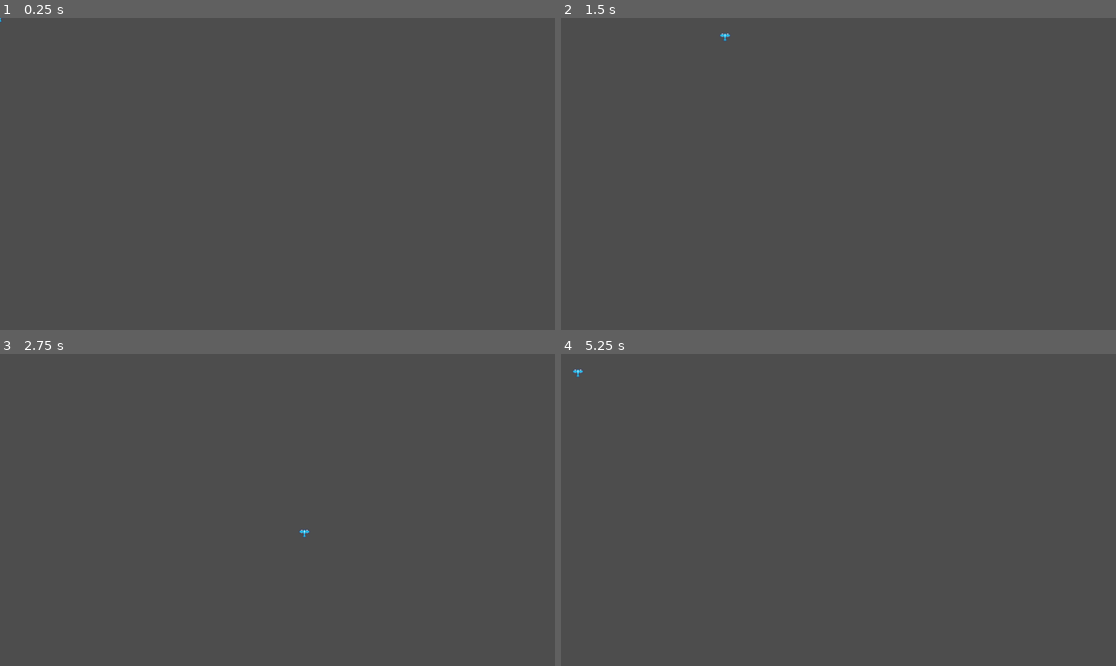
Above: before the commit, frames 1-4 (two rows, left to right).
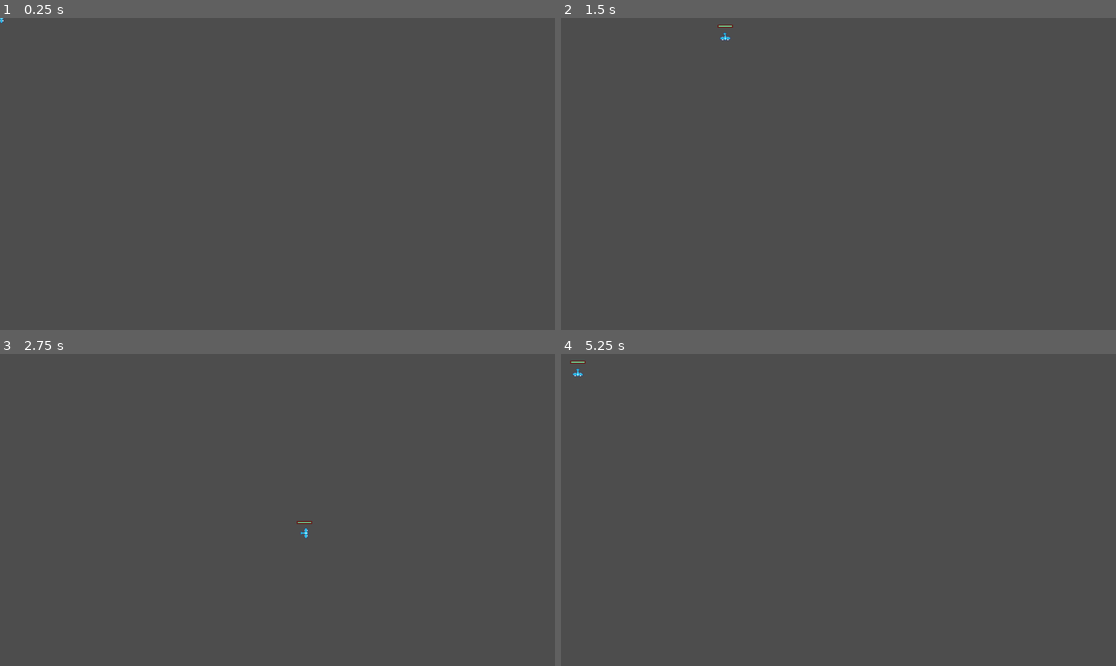
Above: after the commit, the same moments.

Repository: cgorto/astrium
Game: Godot game, scene res://scenes/game_object/player/player.tscn
Two runs of this game, one before a commit and one after it. Both use one fixed random seed, a clock stepped at 60 frames per second and the inputs below. Before the commit the project has no main scene; this scene is started directly in both runs.
Inputs:
- Up to frame 1 (0.25 s): no input
- Up to frame 2 (1.5 s): tap Enter at 0.5 s; hold D (move_right) 0.53-1.28 s; tap Space at 1.25 s; hold S (move_down) from 1.28 s (still down)
- Up to frame 3 (2.75 s): release S (move_down) at 2.03 s; hold D (move_right) from 2.03 s (still down)
- Up to frame 4 (5.25 s): release D (move_right) at 2.78 s; hold W (move_up) 2.78-3.53 s; tap Enter at 3.5 s; hold A (move_left) 3.53-5.03 s; tap Space at 5 s; hold S (move_down) from 5.03 s (still down)

The runs differ from the first frame. In frame 1, less than 0.1% of the frame differs, in the area x 0-1%, y 0-2%; in frame 2, less than 0.1%, in the area x 28-32%, y 2-8%; in frame 3, less than 0.1%; in frame 4, less than 0.1%.

Commit message:
added some weapon stuff

Diff:
--- a/project.godot
+++ b/project.godot
@@ -11,6 +11,7 @@
 [application]
 
 config/name="FleetSurvivors"
+run/main_scene="res://scenes/game_object/player/player.tscn"
 config/features=PackedStringArray("4.4", "Forward Plus")
 config/icon="res://icon.svg"
 
@@ -50,3 +51,7 @@
 2d_physics/layer_2="Player"
 2d_physics/layer_3="Enemy"
 2d_physics/layer_4="Pickup"
+
+[rendering]
+
+textures/canvas_textures/default_texture_filter=0
--- /dev/null
+++ b/scenes/component/basic_targeting_component.gd
@@ -0,0 +1,3 @@
+extends Node
+
+@export var range_component: RangeComponent
--- /dev/null
+++ b/scenes/component/basic_targeting_component.tscn
@@ -0,0 +1,6 @@
+[gd_scene load_steps=2 format=3 uid="uid://cbuvjywj3yrf3"]
+
+[ext_resource type="Script" path="res://scenes/component/basic_targeting_component.gd" id="1_me4uc"]
+
+[node name="BasicTargetingComponent" type="Node"]
+script = ExtResource("1_me4uc")
--- a/scenes/component/health_component.gd
+++ b/scenes/component/health_component.gd
@@ -26,3 +26,8 @@
 		died.emit()
 		owner.queue_free()
 		#maybe just queuefree here, maybe do other stuff
+
+func get_health_percent() -> int:
+	if max_health <= 0:
+		return 0
+	return min(current_health / max_health, 1)
--- a/scenes/component/hurtbox_component.gd
+++ b/scenes/component/hurtbox_component.gd
@@ -2,7 +2,7 @@
 
 signal hit
 
-@export var health_component: Node
+@export var health_component: HealthComponent
 
 func on_area_entered(other_area:Area2D) -> void:
 	if not other_area is HitboxComponent:
--- a/scenes/component/projectile_spawner_component.gd
+++ b/scenes/component/projectile_spawner_component.gd
@@ -1,14 +1,26 @@
 extends Node
 
-signal projectile_spawned(projectile)
+signal projectile_spawned(projectile: Node2D)
 
 @export var projectile_scene: PackedScene
 @export var spawn_offset: Marker2D
+@export var rotation_component: RotationComponent
 @export var spread_angle: float = 0.0
 @export var proj_per_shot: int = 1
+@export var proj_speed: int = 500
+@export var proj_damage: int = 10
 
 func spawn_projectile() -> void:
 	var spawn_position: Vector2 = (owner as Node2D).global_position
-	var rotation: float = (owner as Node2D).global_rotation
-	var projectile_instance: Node2D = projectile_scene.instantiate() as Node2D
+	var rotation: float = 0
+	if rotation_component != null:
+		rotation = rotation_component.pivot_node.global_rotation
+	else:
+		rotation = (owner as Node2D).global_rotation
 	var entities_layer: Node2D = get_tree().get_first_node_in_group("entities_layer")
+
+	for i in range(proj_per_shot):
+		var projectile_instance: Node2D = projectile_scene.instantiate() as Node2D
+		projectile_instance.global_position = spawn_position + spawn_position
+		projectile_instance.rotation = rotation
+		projectile_instance.velocity = Vector2.UP.rotated(rotation) * proj_speed
--- a/scenes/component/projectile_spawner_component.tscn
+++ b/scenes/component/projectile_spawner_component.tscn
@@ -4,5 +4,3 @@
 
 [node name="ProjectileSpawnerComponent" type="Node"]
 script = ExtResource("1_6rduw")
-spread_angle = null
-proj_per_shot = null
--- /dev/null
+++ b/scenes/component/range_component.gd
@@ -0,0 +1,31 @@
+class_name RangeComponent extends Area2D
+
+@export var range_size: int = 500
+
+var in_range: Array[Node2D]
+
+@onready var collision_shape: CollisionShape2D = $CollisionShape2D
+
+func _ready() -> void:
+	if collision_shape != null:
+		if collision_shape.shape is CircleShape2D:
+			collision_shape.shape.radius = range_size
+
+func _on_area_entered(area: Area2D) -> void:
+	if not area is HurtboxComponent:
+		return
+	var hurtbox: HurtboxComponent = area as HurtboxComponent
+	in_range.append(hurtbox.owner)
+	if hurtbox.health_component != null:
+		hurtbox.health_component.died.connect(died_in_range)
+
+func _on_area_exited(area: Area2D) -> void:
+	if not area is HurtboxComponent:
+		return
+	var hurtbox: HurtboxComponent = area as HurtboxComponent
+	if hurtbox.owner in in_range:
+		in_range.erase(hurtbox.owner)
+
+func died_in_range(died: Node2D) -> void:
+	if died in in_range:
+		in_range.erase(died)
--- /dev/null
+++ b/scenes/component/range_component.tscn
@@ -0,0 +1,11 @@
+[gd_scene load_steps=2 format=3 uid="uid://been2q7k2hj3i"]
+
+[ext_resource type="Script" path="res://scenes/component/range_component.gd" id="1_bpwio"]
+
+[node name="RangeComponent" type="Area2D"]
+collision_layer = 0
+collision_mask = 0
+script = ExtResource("1_bpwio")
+
+[connection signal="area_entered" from="." to="." method="_on_area_entered"]
+[connection signal="area_exited" from="." to="." method="_on_area_exited"]
--- /dev/null
+++ b/scenes/component/rotation_component.gd
@@ -0,0 +1,9 @@
+class_name RotationComponent extends Node
+
+@export var pivot_node: Node2D
+@export var rotation_speed: float = 10
+
+
+func rotate_towards(dir: Vector2) -> void:
+	var dir_angle: float = dir.angle()
+	pivot_node.rotation = lerp_angle(pivot_node.rotation,dir_angle,rotation_speed * get_process_delta_time())
--- /dev/null
+++ b/scenes/component/rotation_component.tscn
@@ -0,0 +1,6 @@
+[gd_scene load_steps=2 format=3 uid="uid://dy1ukbli5hfms"]
+
+[ext_resource type="Script" path="res://scenes/component/rotation_component.gd" id="1_374df"]
+
+[node name="RotationComponent" type="Node"]
+script = ExtResource("1_374df")
--- a/scenes/game_object/gold/gold.gd
+++ b/scenes/game_object/gold/gold.gd
@@ -1,3 +1,14 @@
-extends Area2D
+class_name Gold extends Area2D
 
 @export var value: int = 1
+var attracted_by: Node2D
+var current_speed: int = 400
+
+func _physics_process(delta: float) -> void:
+	if attracted_by != null:
+		#don't think we need vel comp
+		global_position = global_position.move_toward(attracted_by.global_position, delta * current_speed)
+		current_speed += 20
+
+func pickup() -> void:
+	pass
--- a/scenes/game_object/gold/gold.tscn
+++ b/scenes/game_object/gold/gold.tscn
@@ -1,6 +1,8 @@
-[gd_scene load_steps=3 format=3 uid="uid://wxellcjqsidr"]
+[gd_scene load_steps=5 format=3 uid="uid://wxellcjqsidr"]
 
 [ext_resource type="Script" path="res://scenes/game_object/gold/gold.gd" id="1_fkleu"]
+[ext_resource type="Texture2D" uid="uid://kmdyoni6cqu2" path="res://icon.svg" id="2_7cmgr"]
+[ext_resource type="PackedScene" uid="uid://bg3se6ow6a6si" path="res://scenes/component/velocity_component.tscn" id="2_rukk2"]
 
 [sub_resource type="CircleShape2D" id="CircleShape2D_cb71g"]
 
@@ -11,3 +13,9 @@
 shape = SubResource("CircleShape2D_cb71g")
 
 [node name="Sprite2D" type="Sprite2D" parent="."]
+scale = Vector2(0.135, 0.135)
+texture = ExtResource("2_7cmgr")
+
+[node name="VelocityComponent" parent="." instance=ExtResource("2_rukk2")]
+max_speed = 1000
+acceleration = 20.0
--- a/scenes/game_object/player/player.gd
+++ b/scenes/game_object/player/player.gd
@@ -4,8 +4,35 @@
 @onready var velocity_component: VelocityComponent = $VelocityComponent
 @onready var movement_component: MovementComponent = $MovementComponent
 @onready var hurtbox_component: HurtboxComponent = $HurtboxComponent
+@onready var rotation_component: RotationComponent = $RotationComponent
+@onready var health_bar: ProgressBar = $ProgressBar
 
 func _physics_process(delta: float) -> void:
 	var mvmt_dir: Vector2 = movement_component.get_movement()
 	velocity_component.accelerate_in_direction(mvmt_dir)
+	if mvmt_dir != Vector2.ZERO:
+		rotation_component.rotate_towards(mvmt_dir)
 	velocity_component.move(self)
+
+
+
+
+func _on_attraction_area_area_entered(area: Area2D) -> void:
+	var pickup := area as Gold
+	if not pickup:
+		return
+	pickup.attracted_by = self
+
+
+func _on_pickup_area_area_entered(area: Area2D) -> void:
+	var pickup := area as Gold
+	if not pickup:
+		return
+	pickup.pickup()
+
+func update_health_display() -> void:
+	health_bar.value = health_component.get_health_percent()
+
+
+func _on_health_component_health_changed() -> void:
+	update_health_display()
--- a/scenes/game_object/player/player.tscn
+++ b/scenes/game_object/player/player.tscn
@@ -7,10 +7,26 @@
 [ext_resource type="PackedScene" uid="uid://c7rtcedycu7kt" path="res://scenes/component/hurtbox_component.tscn" id="3_wegcm"]
 [ext_resource type="Texture2D" uid="uid://cyommen8wp42c" path="res://scenes/game_object/player/ship_0004.png" id="4_ik7p1"]
 [ext_resource type="Script" path="res://scenes/component/movement_component/player_movement_component.gd" id="4_u57ri"]
+[ext_resource type="PackedScene" uid="uid://dy1ukbli5hfms" path="res://scenes/component/rotation_component.tscn" id="6_22yo7"]
 
 [sub_resource type="CircleShape2D" id="CircleShape2D_75bju"]
 
 [sub_resource type="CircleShape2D" id="CircleShape2D_iarlc"]
+
+[sub_resource type="CircleShape2D" id="CircleShape2D_uojid"]
+
+[sub_resource type="CircleShape2D" id="CircleShape2D_2vbv2"]
+
+[sub_resource type="StyleBoxFlat" id="StyleBoxFlat_5jpmb"]
+bg_color = Color(0.407843, 0.0980392, 0.0862745, 1)
+
+[sub_resource type="StyleBoxFlat" id="StyleBoxFlat_mfv3k"]
+bg_color = Color(0.419608, 1, 0.701961, 1)
+border_width_left = 2
+border_width_top = 2
+border_width_right = 2
+border_width_bottom = 2
+border_color = Color(0.407843, 0.0980392, 0.0862745, 1)
 
 [node name="Player" type="CharacterBody2D" groups=["player"]]
 motion_mode = 1
@@ -25,7 +41,13 @@
 script = ExtResource("4_u57ri")
 velocity_component = NodePath("../VelocityComponent")
 
+[node name="RotationComponent" parent="." node_paths=PackedStringArray("pivot_node") instance=ExtResource("6_22yo7")]
+pivot_node = NodePath("../Visuals")
+rotation_speed = 20.0
+
 [node name="HurtboxComponent" parent="." node_paths=PackedStringArray("health_component") instance=ExtResource("3_wegcm")]
+collision_layer = 0
+collision_mask = 2
 health_component = NodePath("../HealthComponent")
 
 [node name="CollisionShape2D" type="CollisionShape2D" parent="HurtboxComponent"]
@@ -34,8 +56,40 @@
 [node name="Visuals" type="Node2D" parent="."]
 
 [node name="Sprite2D" type="Sprite2D" parent="Visuals"]
+rotation = 1.5708
 texture = ExtResource("4_ik7p1")
 
 [node name="CollisionShape2D" type="CollisionShape2D" parent="."]
 visible = false
 shape = SubResource("CircleShape2D_iarlc")
+
+[node name="PickupArea" type="Area2D" parent="."]
+collision_layer = 0
+collision_mask = 8
+
+[node name="CollisionShape2D" type="CollisionShape2D" parent="PickupArea"]
+shape = SubResource("CircleShape2D_uojid")
+
+[node name="AttractionArea" type="Area2D" parent="."]
+collision_layer = 0
+collision_mask = 8
+
+[node name="CollisionShape2D" type="CollisionShape2D" parent="AttractionArea"]
+shape = SubResource("CircleShape2D_2vbv2")
+
+[node name="ProgressBar" type="ProgressBar" parent="."]
+custom_minimum_size = Vector2(32, 6)
+offset_left = -16.0
+offset_top = -25.0
+offset_right = 16.0
+offset_bottom = -19.0
+pivot_offset = Vector2(16, 3)
+theme_override_styles/background = SubResource("StyleBoxFlat_5jpmb")
+theme_override_styles/fill = SubResource("StyleBoxFlat_mfv3k")
+max_value = 1.0
+value = 1.0
+show_percentage = false
+
+[connection signal="health_changed" from="HealthComponent" to="." method="_on_health_component_health_changed"]
+[connection signal="area_entered" from="PickupArea" to="." method="_on_pickup_area_area_entered"]
+[connection signal="area_entered" from="AttractionArea" to="." method="_on_attraction_area_area_entered"]
--- /dev/null
+++ b/scenes/game_object/weapon/gun.tscn
@@ -0,0 +1,29 @@
+[gd_scene load_steps=6 format=3 uid="uid://bmvf1i0fup5ch"]
+
+[ext_resource type="PackedScene" uid="uid://dolga7ocahq5x" path="res://scenes/component/projectile_spawner_component.tscn" id="1_v0l1u"]
+[ext_resource type="PackedScene" uid="uid://b7dgn2u83lt4v" path="res://scenes/game_object/projectile/projectile.tscn" id="2_kmtcr"]
+[ext_resource type="PackedScene" uid="uid://dy1ukbli5hfms" path="res://scenes/component/rotation_component.tscn" id="3_2rg7f"]
+[ext_resource type="PackedScene" uid="uid://been2q7k2hj3i" path="res://scenes/component/range_component.tscn" id="4_tk0hh"]
+
+[sub_resource type="CircleShape2D" id="CircleShape2D_oy55j"]
+
+[node name="Gun" type="Node2D"]
+
+[node name="Pivot" type="Node2D" parent="."]
+
+[node name="Sprite2D" type="Sprite2D" parent="Pivot"]
+
+[node name="Marker2D" type="Marker2D" parent="Pivot"]
+
+[node name="ProjectileSpawnerComponent" parent="." node_paths=PackedStringArray("spawn_offset", "rotation_component") instance=ExtResource("1_v0l1u")]
+projectile_scene = ExtResource("2_kmtcr")
+spawn_offset = NodePath("../Pivot/Marker2D")
+rotation_component = NodePath("../RotationComponent")
+
+[node name="RotationComponent" parent="." node_paths=PackedStringArray("pivot_node") instance=ExtResource("3_2rg7f")]
+pivot_node = NodePath("../Pivot")
+
+[node name="RangeComponent" parent="." instance=ExtResource("4_tk0hh")]
+
+[node name="CollisionShape2D" type="CollisionShape2D" parent="RangeComponent"]
+shape = SubResource("CircleShape2D_oy55j")
--- /dev/null
+++ b/scenes/new_gradient_texture_1d.tres
@@ -0,0 +1,8 @@
+[gd_resource type="GradientTexture1D" load_steps=2 format=3 uid="uid://c4ge8veckfp8k"]
+
+[sub_resource type="Gradient" id="Gradient_vsmec"]
+offsets = PackedFloat32Array(0, 0.252874, 0.5, 0.724138, 1)
+colors = PackedColorArray(0.278431, 0.2, 1, 1, 0.439, 0.298303, 0.818457, 1, 0.916668, 0.443928, 0.543465, 1, 0.911001, 0.760071, 0.195962, 1, 1, 1, 0, 1)
+
+[resource]
+gradient = SubResource("Gradient_vsmec")
Not shown: 1 places in scenes/game_object/player/player.tscn that only renumber resources
